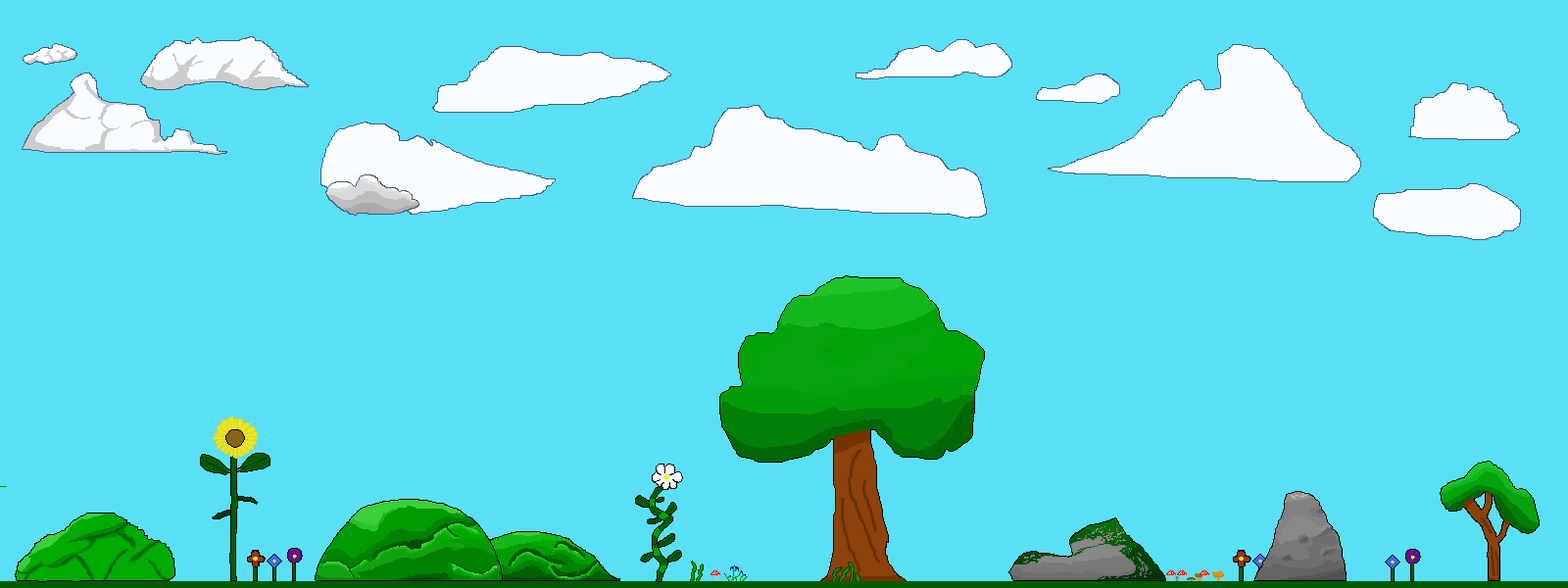
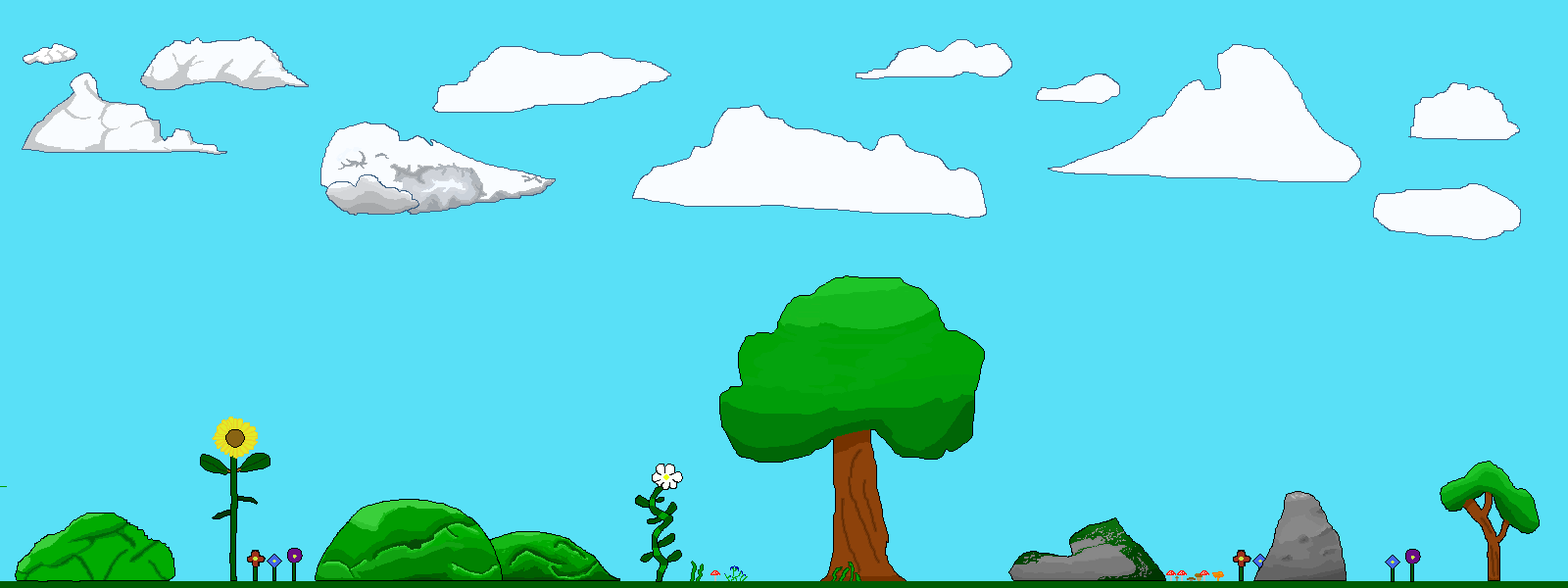
Layered file, before and after one edit (1568×588). Changes by layer:
"Shading": blend normal → multiply, painted on it over [22, 52, 555, 215]
painted on "Cloud" over [22, 52, 588, 578]
painted on "Grass-Bottom Merged" over [22, 52, 588, 578]
painted on "Background" over [22, 52, 588, 578]
